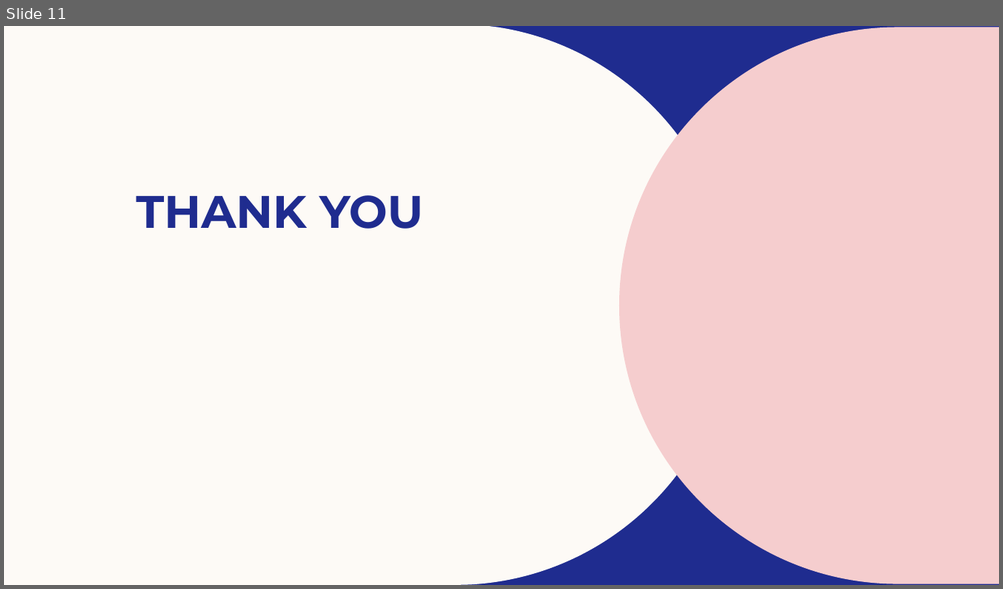
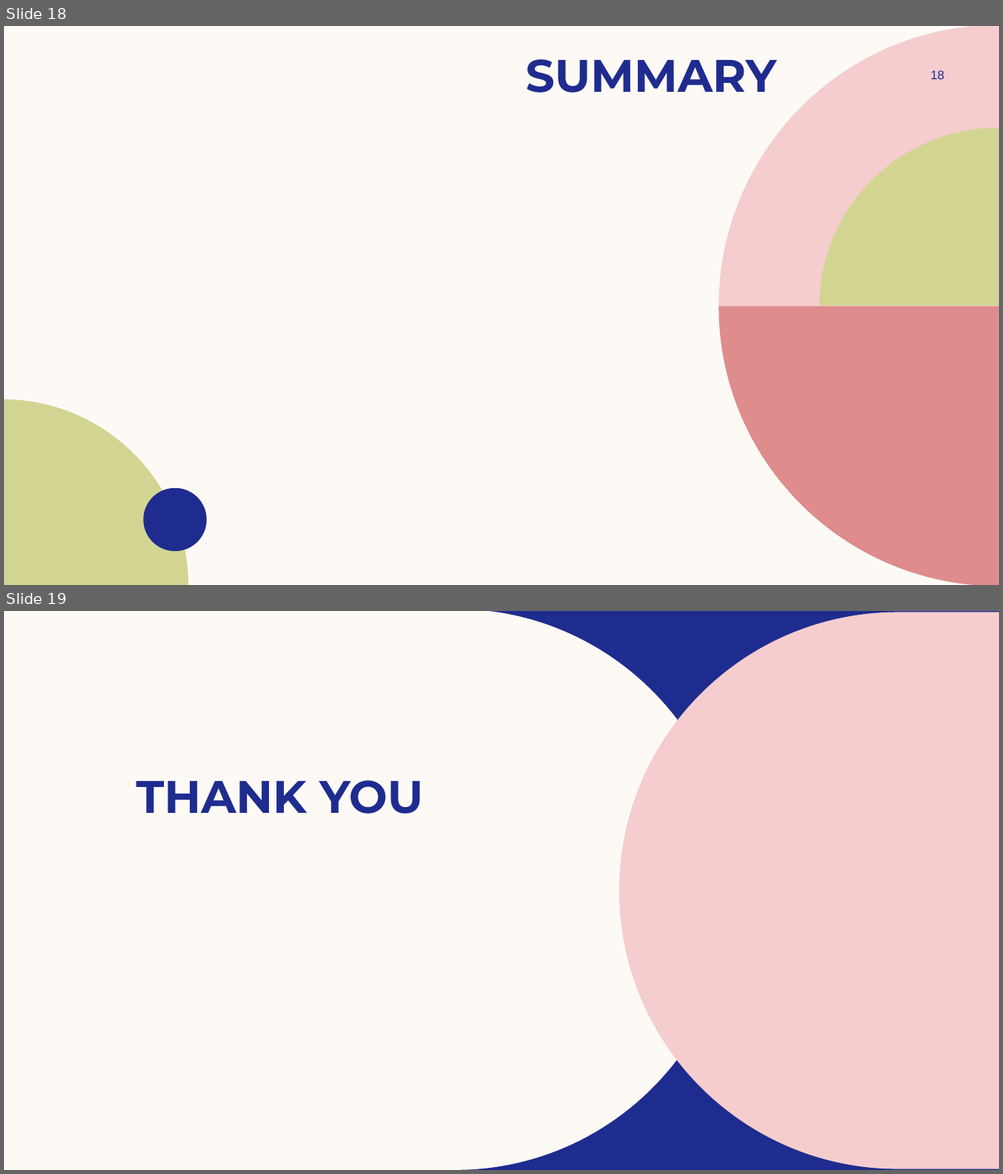
Before and after one commit to gusibis/main, a slide deck: Project_1_Deck.pptx. Shown one above the other, each under a label of ours: slide 11 before the commit, slides 18 and 19 after it. The pictures are 1003x589 and 1003x1174 pixels, drawn with LibreOffice and Linux fonts; fonts in the diff are those of the drawing; background and template pictures are left out. Boxes give left, top, right and bottom in pixels: in the first picture for what was removed or moved away, otherwise in the second. Text is boxed around its words. In the diff, an @@ line names an element or a change of style, - is before the commit and + after.

```diff
--- a/Project_1_Deck.pptx
+++ b/Project_1_Deck.pptx
@@ slide 18 added at box(4, 26, 999, 585), background #FDFAF6 @@
@@ freeform shape added at box(719, 26, 999, 306), fill #F5CDCE @@
@@ title added at box(526, 59, 777, 93), 44 pt, text #1F2C8F, bold @@
+SUMMARY
@@ page number added at box(930, 70, 945, 79), 12 pt, text #1F2C8F @@
+18
@@ freeform shape added at box(819, 127, 999, 306), fill #D2D592 @@
@@ freeform shape added at box(719, 306, 999, 585), fill #DE8C8C @@
@@ freeform shape added at box(4, 400, 188, 585), fill #D2D592 @@
@@ freeform shape added at box(144, 488, 207, 552), fill #1F2C8F @@
@@ what was slide 11 is now slide 19 @@
```
Also in this commit, not shown: 6 slides changed, 10 other slides added, 3 slides removed, 33 other files.
